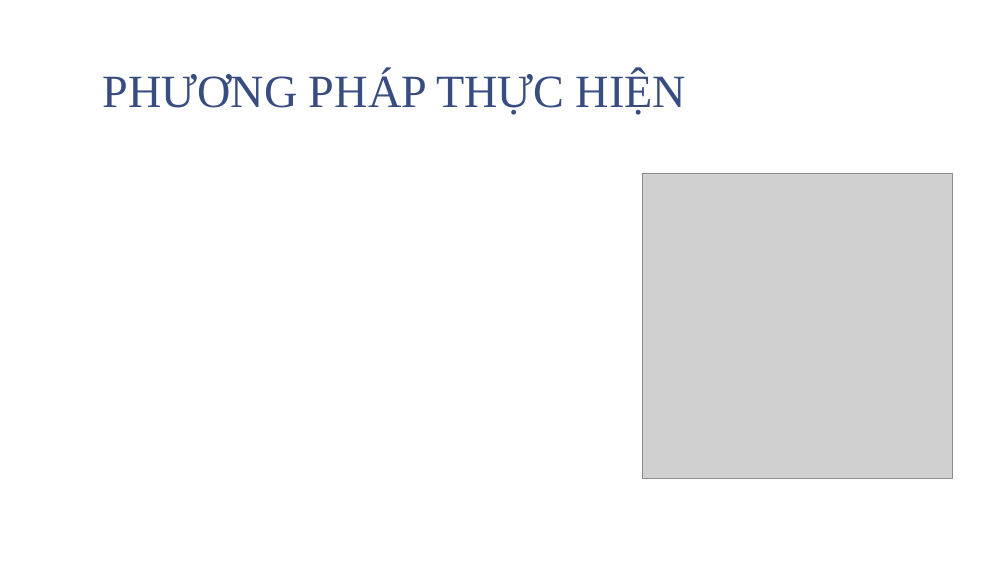
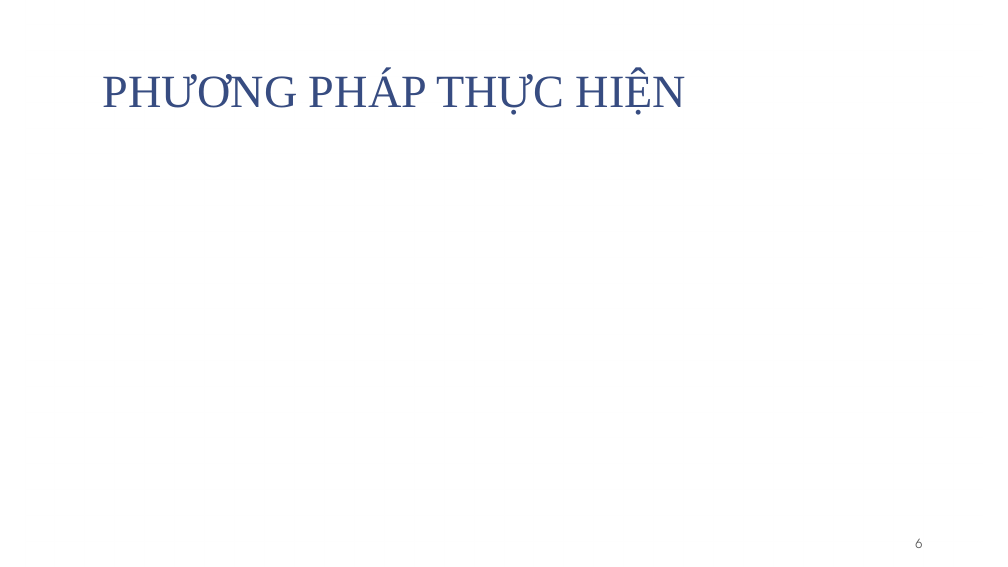
Before and after one commit to trungcpag/machine-CTU, a slide deck: slide 6 of report.pptx. Drawn at 1008x567 pixels with LibreOffice and Linux fonts; fonts in the diff are those of the drawing; grey boxes stand for pictures; background and template pictures are left out. Boxes give left, top, right and bottom in pixels: in the first picture for what was removed or moved away, otherwise in the second. Text is boxed around its words. In the diff, an @@ line names an element or a change of style, - is before the commit and + after.

```diff
--- a/report.pptx
+++ b/report.pptx
@@ picture removed at (643,173,952,479) @@
@@ page number added at (915,538,922,548), 12 pt, text #595959 @@
+6
```
Also in this commit, not shown: 8 other slides changed, 2 slides added, 2 slides removed.
